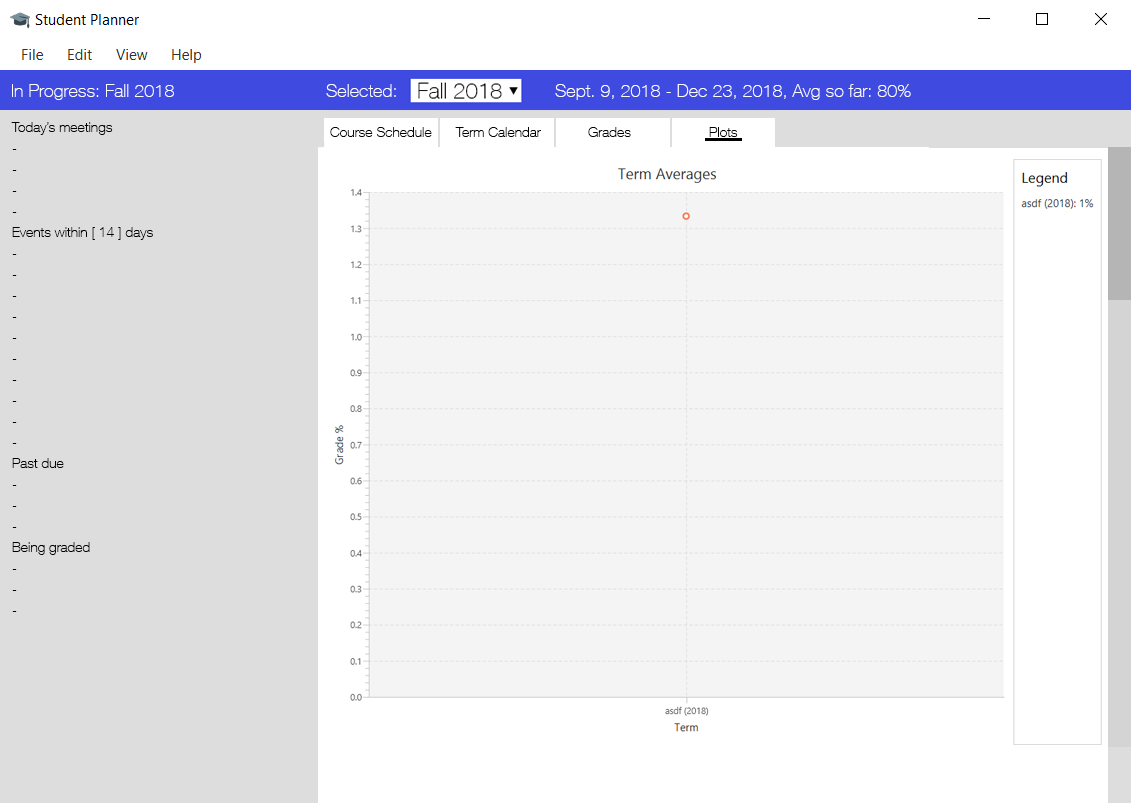
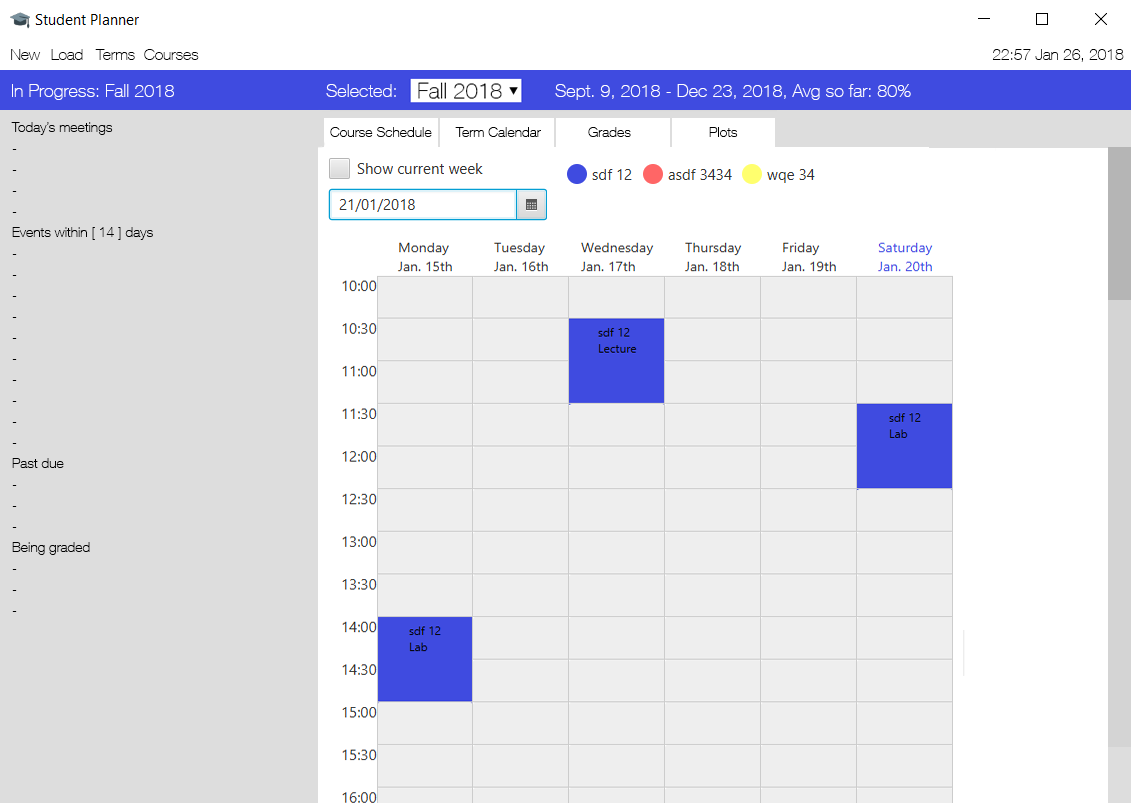
Layered file, before and after one edit (1131x803). Changes by layer:
added layer "Layer 29 copy 2" above "Layer 29 copy" over box(567, 164, 815, 184)
added layer "Courses 22:57 Jan 26, 2018" above "Terms" over box(144, 49, 1124, 62)
added layer "Terms" above "Edit Profile" over box(95, 49, 135, 60)
added layer "Load" above "New" over box(51, 49, 83, 60)
added layer "New" above "Layer 28" over box(11, 49, 41, 60)
added layer "Layer 28" above "Layer 25" over box(17, 49, 202, 63)
hid "Layer 27" over box(328, 158, 1102, 747)
hid "Shape 1" over box(705, 138, 742, 141)
hid "Layer 24" over box(328, 158, 1032, 803)
